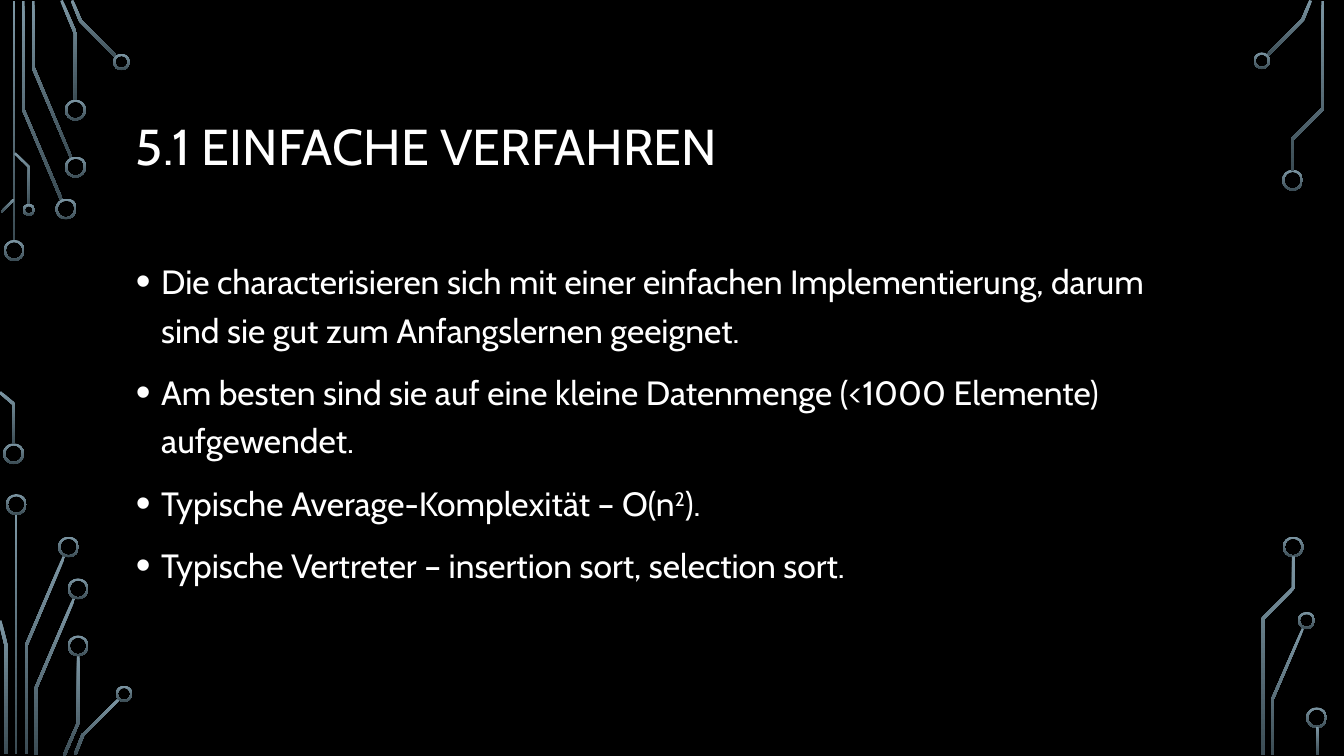
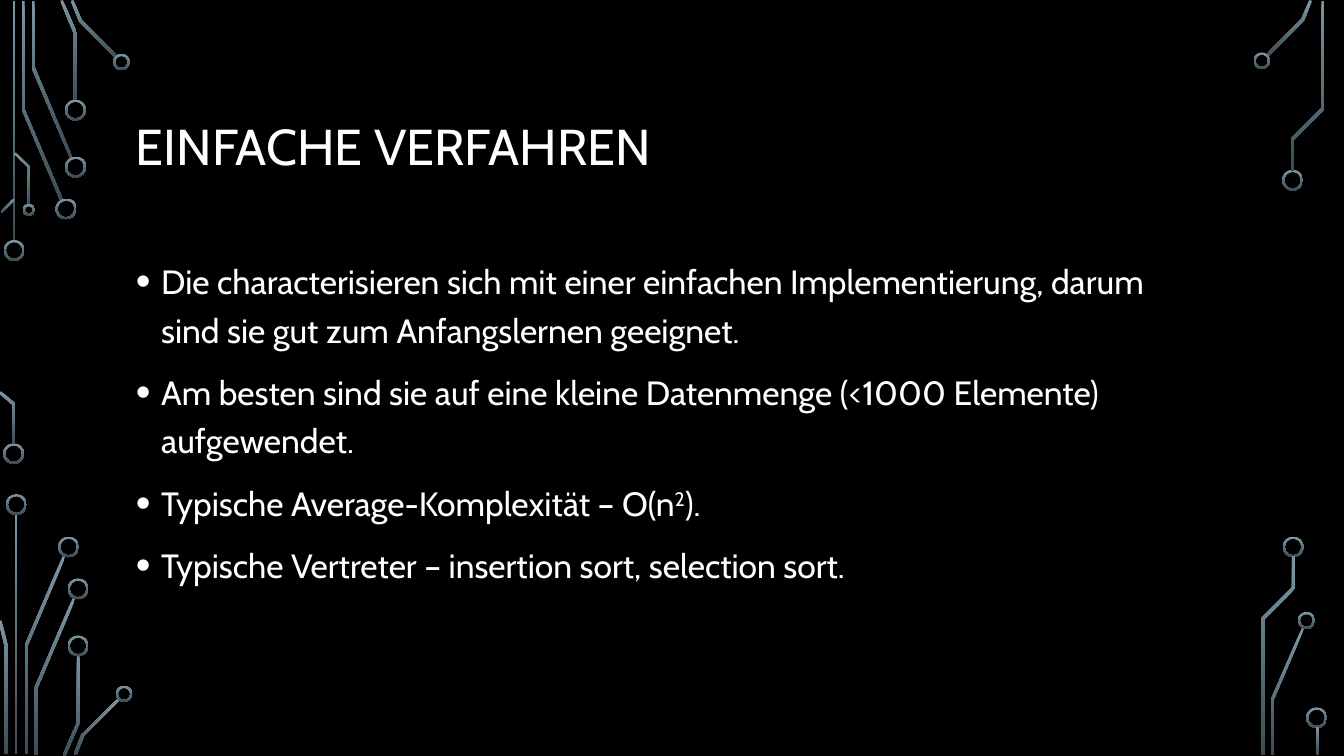
Before and after one commit to d-petrov/SortingAlgorithms, a slide deck: slide 17 of docs/sorting algorithms - presentation/Sortierverfahren.pptx. Drawn at 1344x756 pixels with LibreOffice and Linux fonts; fonts in the diff are those of the drawing; background and template pictures are left out. Boxes give left, top, right and bottom in pixels: in the first picture for what was removed or moved away, otherwise in the second. Text is boxed around its words. In the diff, an @@ line names an element or a change of style, - is before the commit and + after.

```diff
--- a/docs/sorting algorithms - presentation/Sortierverfahren.pptx
+++ b/docs/sorting algorithms - presentation/Sortierverfahren.pptx
@@ title at (x1=136, y1=129, x2=651, y2=166): text changed @@
-5.1 EINFACHE VERFAHREN
+EINFACHE VERFAHREN
```
Also in this commit, not shown: 2 other slides changed, 5 slides added, 3 other files.
